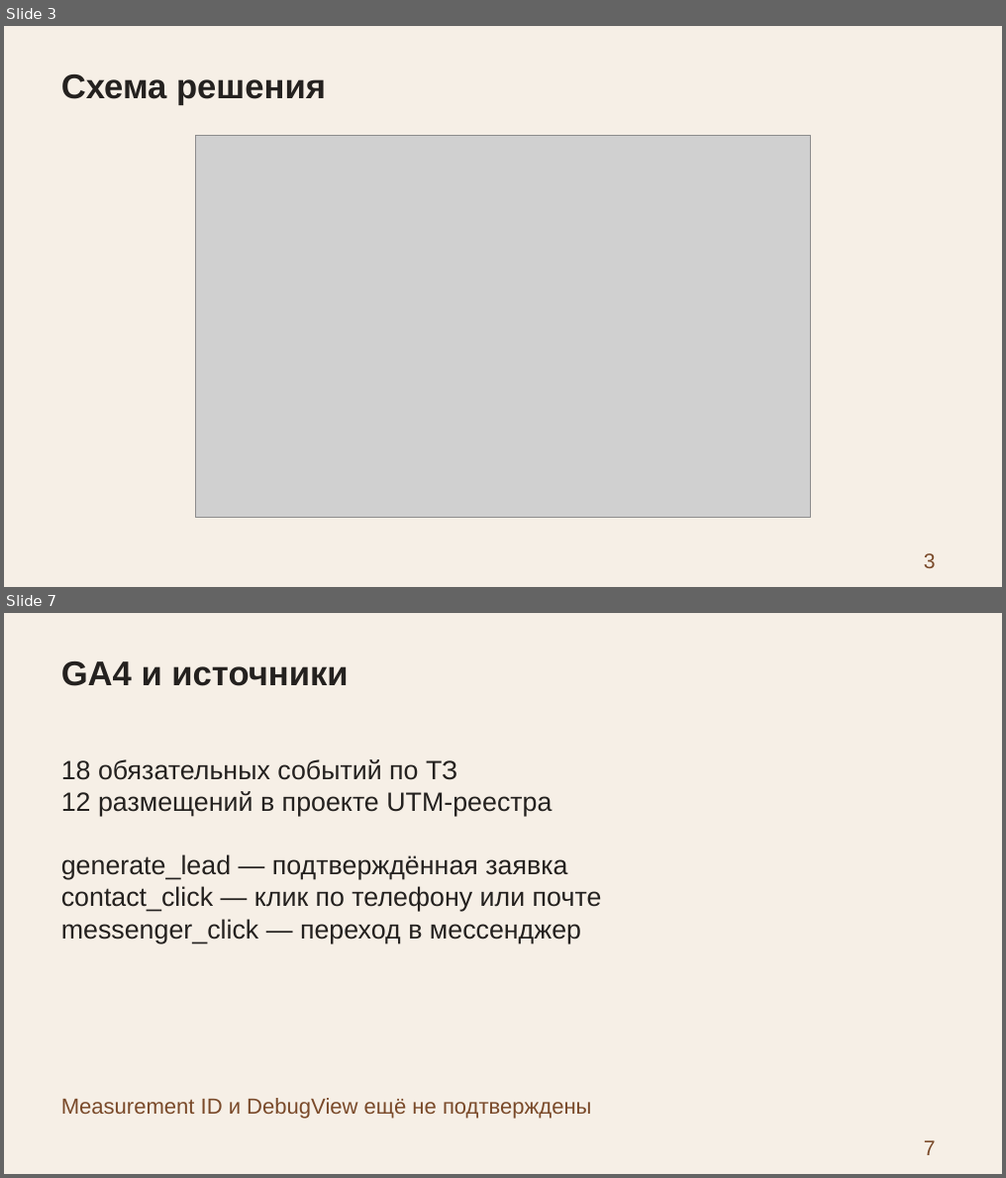
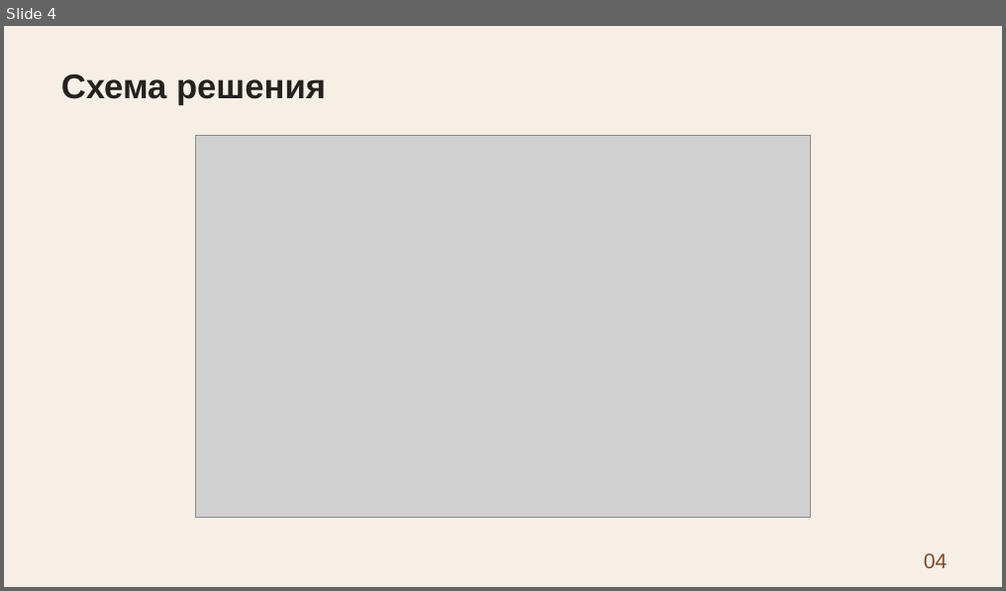
Before and after one commit to 4youmans/funnel-project, a slide deck: kursovaya_rabota/zerno7/presentation/zashchita.pptx. Shown one above the other, each under a label of ours: slides 3 and 7 before the commit, slide 4 after it; the slides between them are not shown. The pictures are 1006x1178 and 1006x591 pixels, drawn with LibreOffice and Linux fonts; fonts in the diff are those of the drawing; grey boxes stand for pictures. Boxes give left, top, right and bottom in pixels: in the first picture for what was removed or moved away, otherwise in the second. Text is boxed around its words. In the diff, an @@ line names an element or a change of style, - is before the commit and + after.

```diff
--- a/kursovaya_rabota/zerno7/presentation/zashchita.pptx
+++ b/kursovaya_rabota/zerno7/presentation/zashchita.pptx
@@ slide 7 removed at <box>4,613,1002,1174</box>, background #F6EFE6 @@
@@ text removed at <box>61,662,348,686</box> @@
-GA4 и источники
@@ text removed at <box>61,760,602,944</box> @@
-18 обязательных событий по ТЗ
-12 размещений в проекте UTM-реестра
-generate_lead — подтверждённая заявка
-contact_click — клик по телефону или почте
-messenger_click — переход в мессенджер
@@ text removed at <box>61,1098,592,1119</box> @@
-Measurement ID и DebugView ещё не подтверждены
@@ text removed at <box>924,1141,936,1156</box> @@
-7
@@ what was slide 3 is now slide 4 @@
@@ slide 4 changed as well @@
@@ text at <box>924,554,947,569</box>: text changed @@
-3
+04
```
Also in this commit, not shown: 2 other slides changed, 11 slides added, 8 other slides removed, 1 other file.
